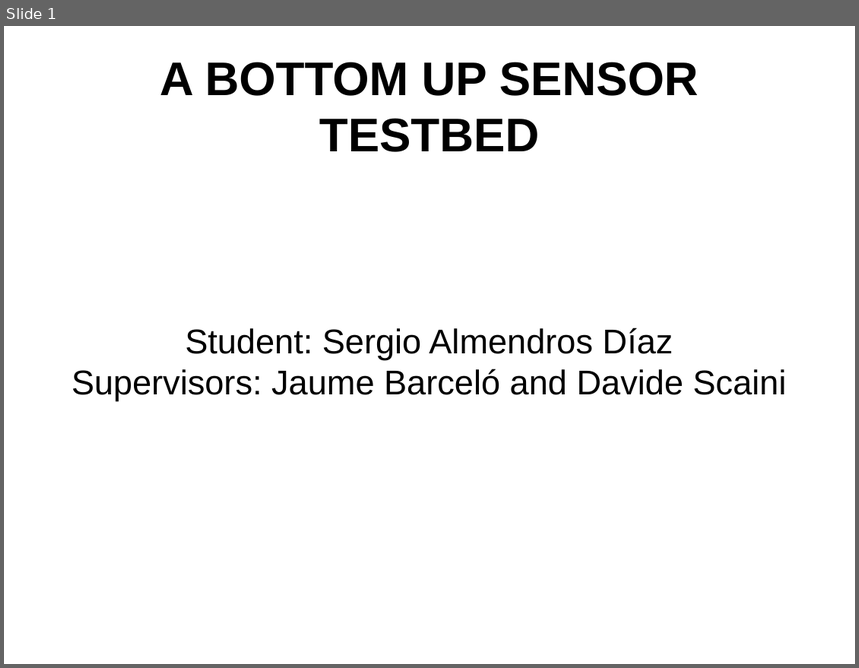
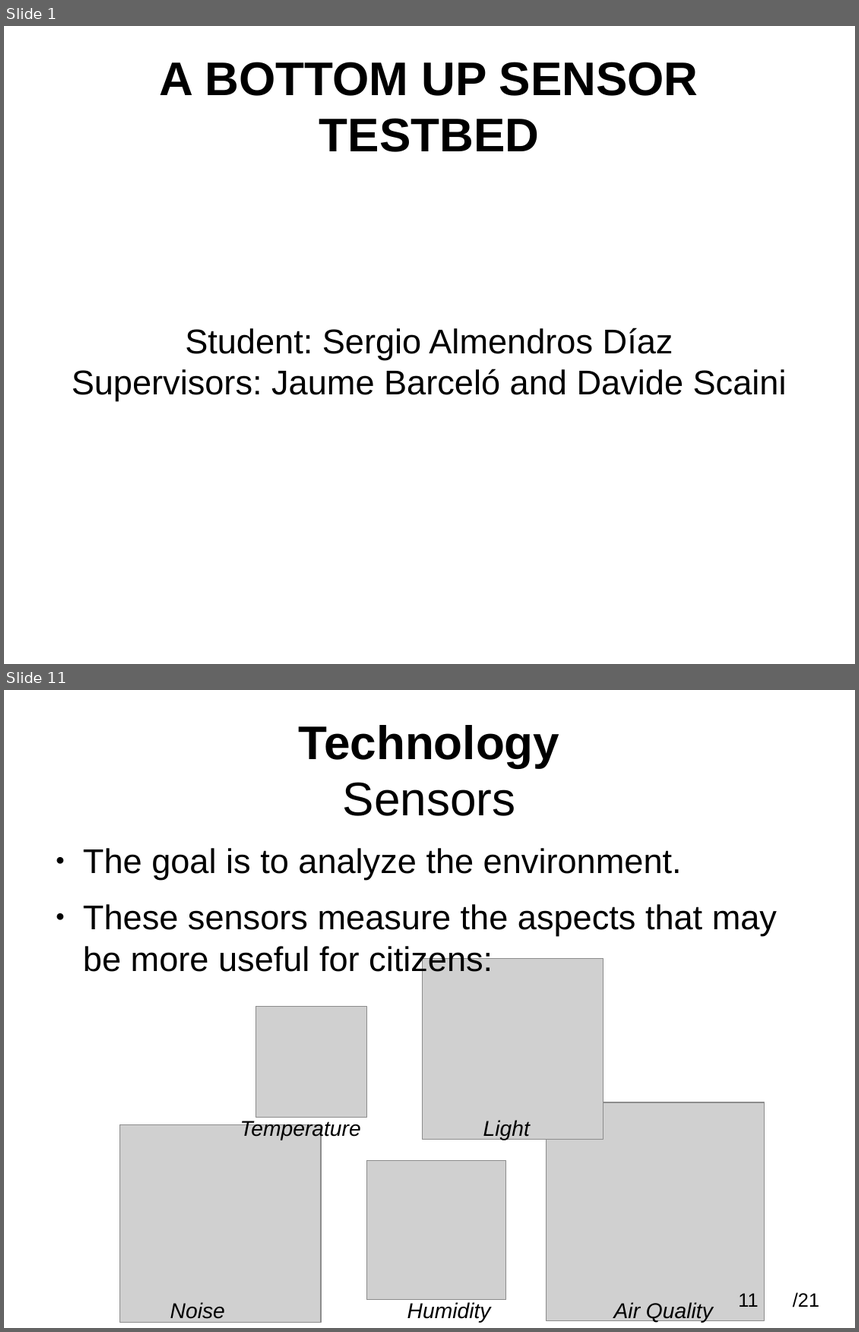
Before and after one commit to SergioAlmendros/A-bottom-up-sensor-testbed, a slide deck: Presentation/presentation2.odp. Shown one above the other, each under a label of ours: slide 1 before the commit, slides 1 and 11 after it; the slides between them are not shown. The pictures are 859x668 and 859x1332 pixels, drawn with LibreOffice and Linux fonts; fonts in the diff are those of the drawing; grey boxes stand for pictures. Boxes give left, top, right and bottom in pixels: in the first picture for what was removed or moved away, otherwise in the second. Text is boxed around its words. In the diff, an @@ line names an element or a change of style, - is before the commit and + after.

```diff
--- a/Presentation/presentation2.odp
+++ b/Presentation/presentation2.odp
@@ slide 11 added at (x1=4, y1=690, x2=855, y2=1328), background #FFFFFF @@
@@ title added at (x1=299, y1=725, x2=560, y2=816), 44 pt, text #000000, bold @@
+Technology
+Sensors
@@ text added at (x1=83, y1=848, x2=777, y2=977), 32 pt, text #000000 @@
+● The goal is to analyze the environment.
+● These sensors measure the aspects that may be more useful for citizens:
@@ picture added at (x1=423, y1=959, x2=604, y2=1140) @@
@@ picture added at (x1=256, y1=1007, x2=367, y2=1117) @@
@@ text added at (x1=240, y1=1119, x2=361, y2=1141), 20 pt, text #000000, italic @@
+Temperature
@@ text added at (x1=484, y1=1120, x2=530, y2=1141), 20 pt, text #000000, italic @@
+Light
@@ picture added at (x1=546, y1=1103, x2=765, y2=1321) @@
@@ picture added at (x1=120, y1=1125, x2=322, y2=1323) @@
@@ picture added at (x1=367, y1=1161, x2=506, y2=1300) @@
@@ text added at (x1=170, y1=1303, x2=225, y2=1323), 20 pt, text #000000, italic @@
+Noise
@@ text added at (x1=408, y1=1303, x2=491, y2=1323), 20 pt, text #000000, italic @@
+Humidity
@@ text added at (x1=614, y1=1303, x2=713, y2=1323), 20 pt, text #000000, italic @@
+Air Quality
@@ page number added at (x1=738, y1=1293, x2=758, y2=1307), 18 pt, text #000000 @@
+11
@@ text added at (x1=793, y1=1293, x2=819, y2=1308), 18 pt, text #000000 @@
+/21
```
Also in this commit, not shown: 15 slides changed, 4 other slides added, 5 slides removed, 7 other files.
